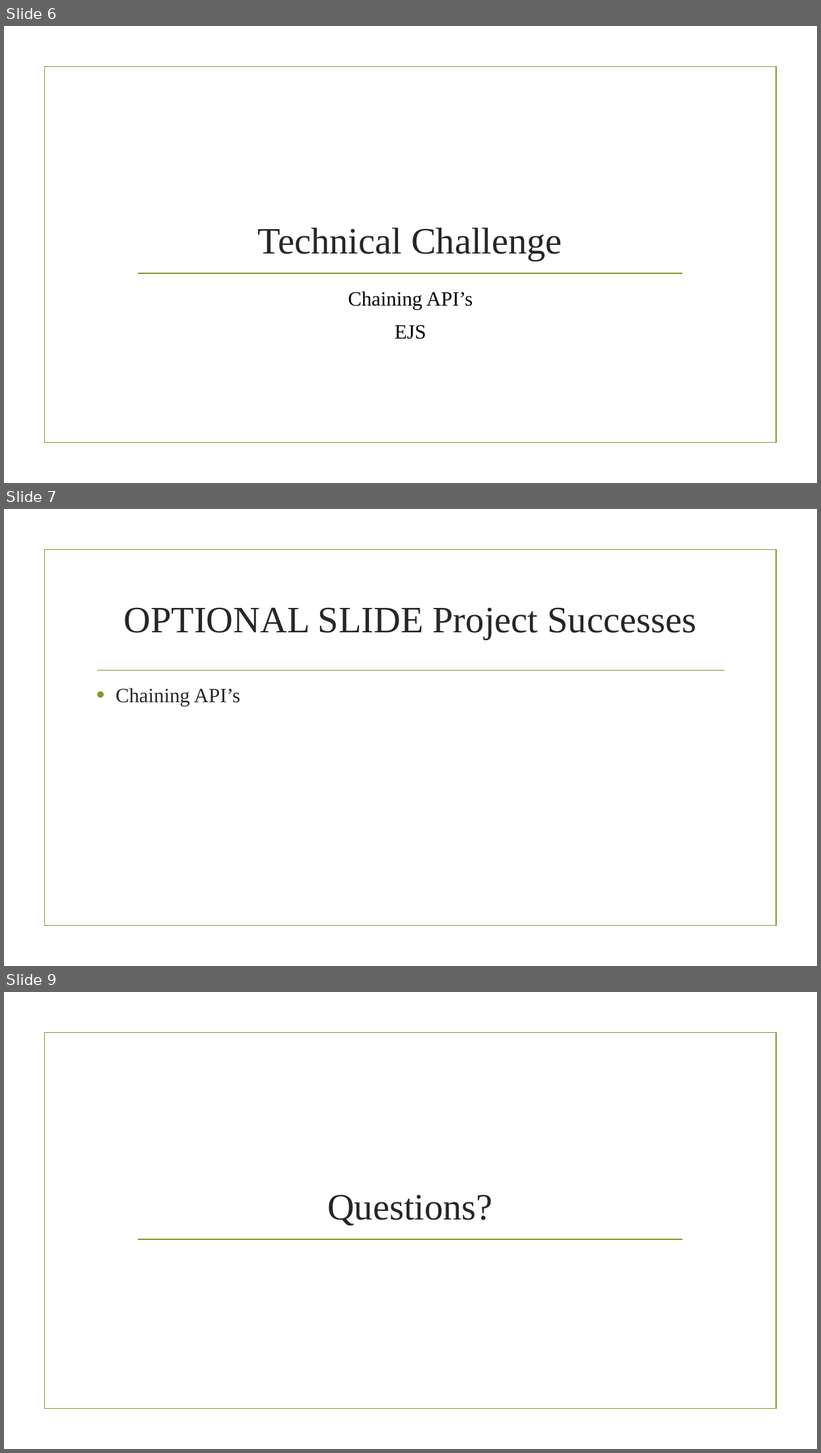
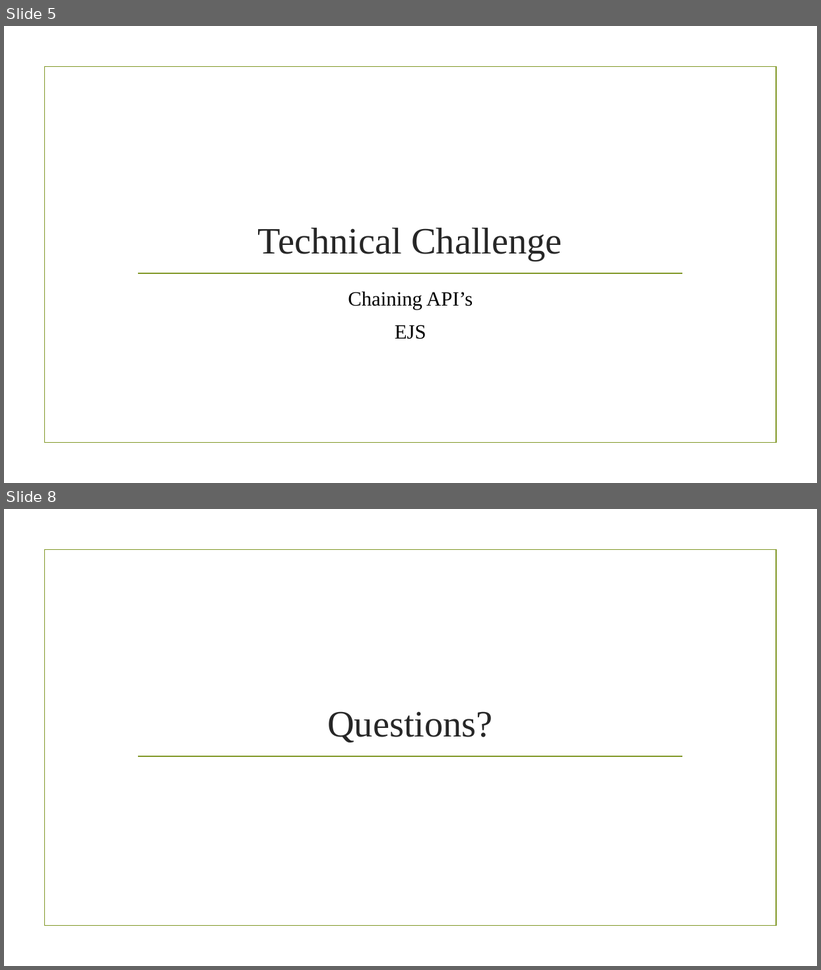
Before and after one commit to DJ-DataBase/BoldMove, a slide deck: PresentationBoldMove.pptx. Shown one above the other, each under a label of ours: slides 6, 7 and 9 before the commit, slides 5 and 8 after it; the slides between them are not shown. The pictures are 821x1453 and 821x970 pixels, drawn with LibreOffice and Linux fonts; fonts in the diff are those of the drawing; background and template pictures are left out. Boxes give left, top, right and bottom in pixels: in the first picture for what was removed or moved away, otherwise in the second. Text is boxed around its words. In the diff, an @@ line names an element or a change of style, - is before the commit and + after.

```diff
--- a/PresentationBoldMove.pptx
+++ b/PresentationBoldMove.pptx
@@ slide 7 removed at (x1=4, y1=509, x2=817, y2=966), background picture (left out); not listed: 1 template element that a slide beside it also shows @@
@@ title removed at (x1=123, y1=607, x2=697, y2=640) @@
-OPTIONAL SLIDE Project Successes
@@ line removed from (97, 671) to (725, 671) @@
@@ text removed at (x1=116, y1=688, x2=240, y2=706) @@
-• Chaining API’s
@@ what was slide 6 is now slide 5 @@
@@ what was slide 9 is now slide 8 @@
```
Also in this commit, not shown: 3 slides changed.
